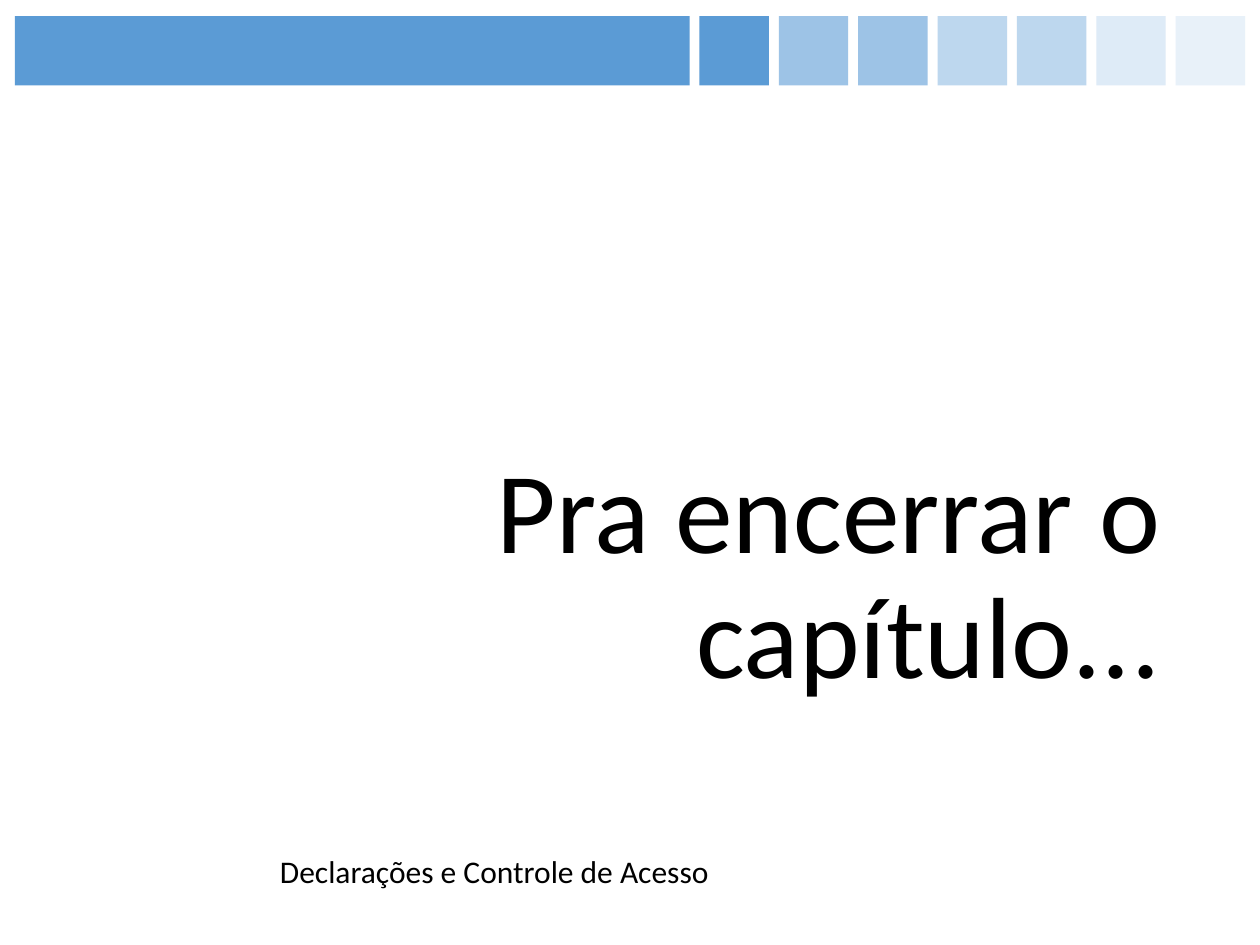
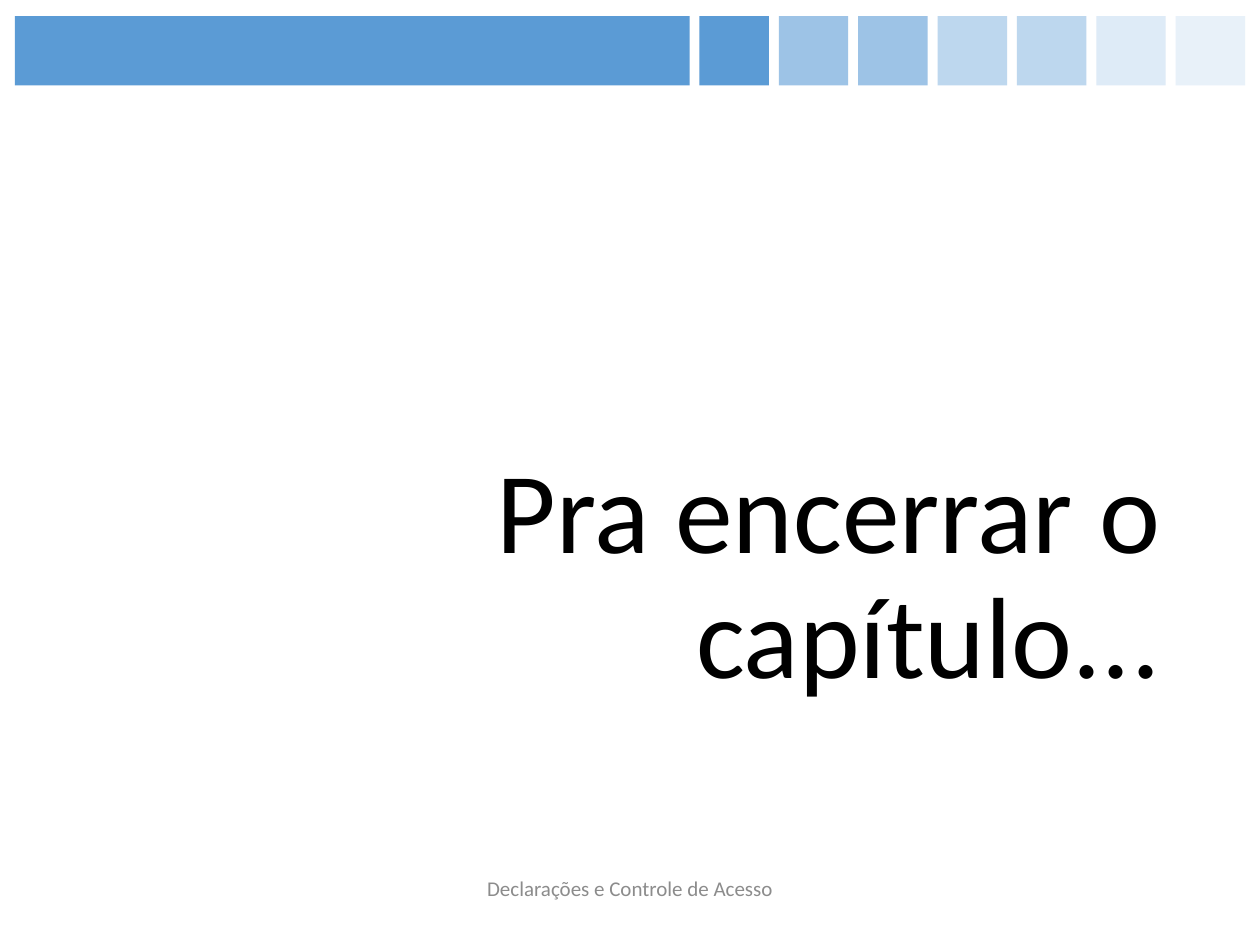
Before and after one commit to figueiredojrr/treinamentoJavaSeOcaAgosto, a slide deck: slide 28 of TreinamentoJavaSeOca/documentos/apresentação/OCA.pptx (slide 27 before the commit). Drawn at 1260x945 pixels with LibreOffice and Linux fonts; fonts in the diff are those of the drawing. Boxes give left, top, right and bottom in pixels: in the first picture for what was removed or moved away, otherwise in the second. Text is boxed around its words. In the diff, an @@ line names an element or a change of style, - is before the commit and + after.

```diff
--- a/TreinamentoJavaSeOca/documentos/apresentação/OCA.pptx
+++ b/TreinamentoJavaSeOca/documentos/apresentação/OCA.pptx
@@ text "Declarações e Controle de Acesso": place and size @@
-text "Declarações e Controle de Acesso" at (280,861,708,889)
+text "Declarações e Controle de Acesso" at (487,881,773,900)
@@ text "Declarações e Controle de Acesso" at (487,881,773,900): size 18 to 12 pt, text colour #000000 to #8C8C8C; alignment left to centre; vertical alignment top to middle @@
```
Also in this commit, not shown: 14 other slides changed, 1 slide added.
